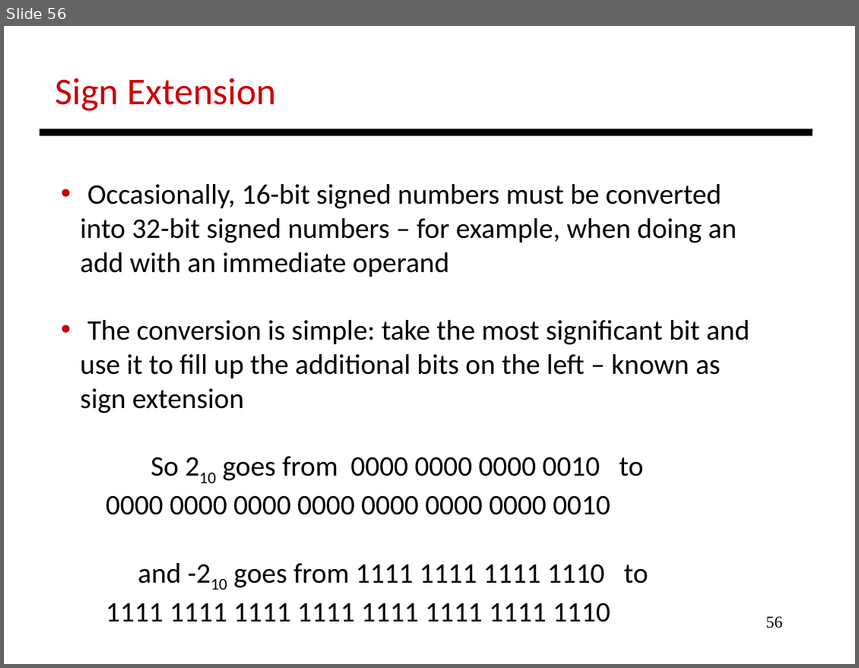
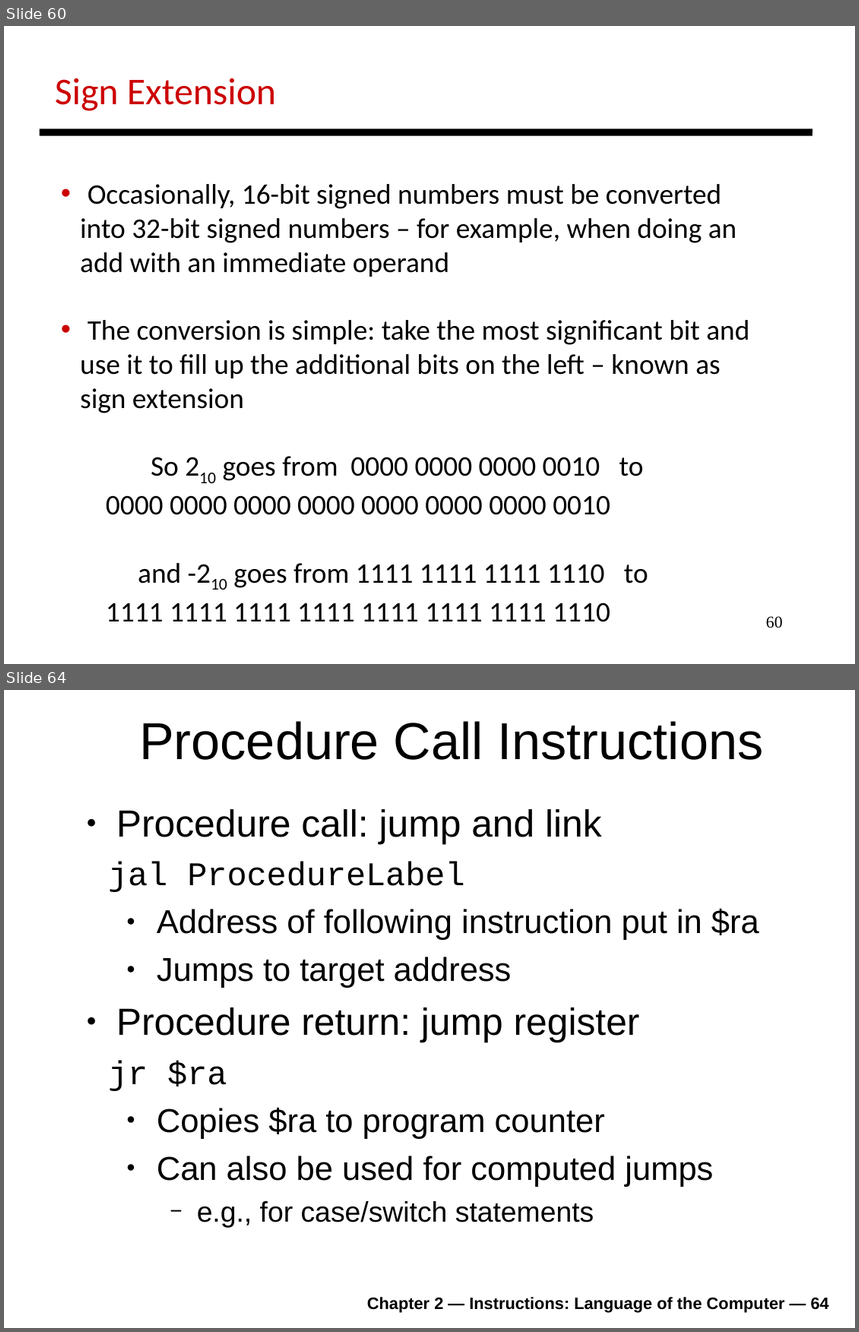
Before and after one commit to antonburtsev/cs3810, a slide deck: lectures/lecture04-mips/lecture-04-mips.odp. Shown one above the other, each under a label of ours: slide 56 before the commit, slides 60 and 64 after it; the slides between them are not shown. The pictures are 859x668 and 859x1332 pixels, drawn with LibreOffice and Linux fonts; fonts in the diff are those of the drawing. Boxes give left, top, right and bottom in pixels: in the first picture for what was removed or moved away, otherwise in the second. Text is boxed around its words. In the diff, an @@ line names an element or a change of style, - is before the commit and + after.

```diff
--- a/lectures/lecture04-mips/lecture-04-mips.odp
+++ b/lectures/lecture04-mips/lecture-04-mips.odp
@@ slide 64 added at (x1=4, y1=690, x2=855, y2=1328), background #FFFFFF @@
@@ title added at (x1=139, y1=721, x2=764, y2=760), 44 pt, text #000000 @@
+Procedure Call Instructions
@@ text added at (x1=108, y1=809, x2=759, y2=1228), 28 pt, text #000000 @@
+● Procedure call: jump and link
+jal ProcedureLabel
+  ● Address of following instruction put in $ra
+  ● Jumps to target address
+● Procedure return: jump register
+jr $ra
+  ● Copies $ra to program counter
+  ● Can also be used for computed jumps
+    − e.g., for case/switch statements
@@ text added at (x1=367, y1=1297, x2=829, y2=1313), 14 pt, text #000000, bold @@
+Chapter 2 — Instructions: Language of the Computer — 64
@@ what was slide 56 is now slide 60 @@
@@ page number at (x1=766, y1=617, x2=783, y2=629): text changed @@
-56
+60
```
Also in this commit, not shown: 2 slides changed, 42 other slides added, 1 slide removed, 2 other files.
